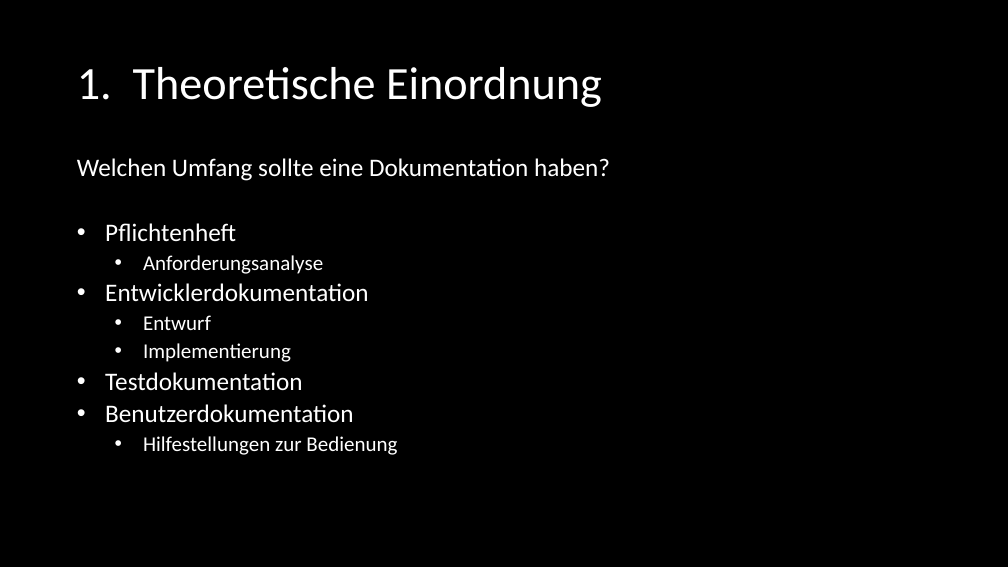
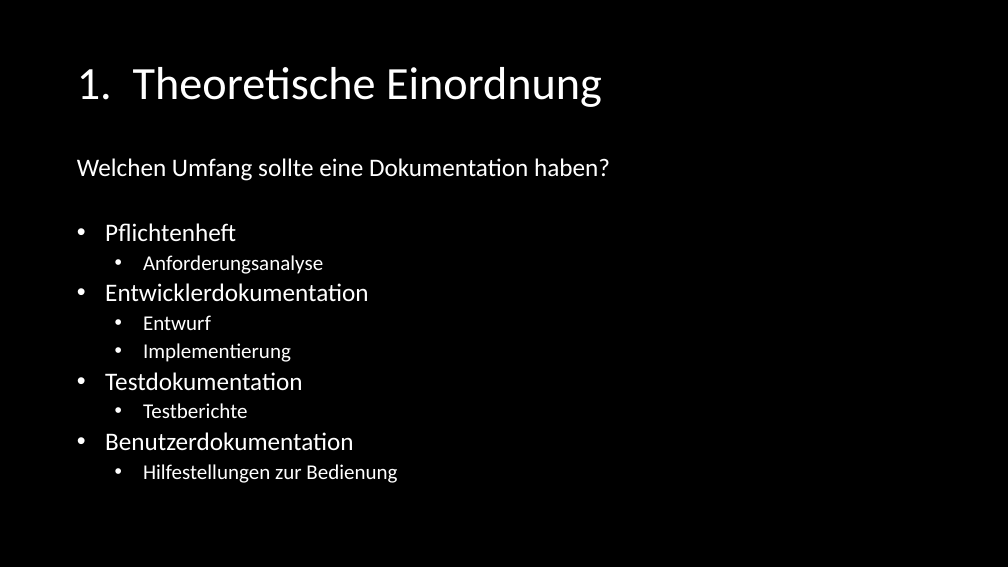
Before and after one commit to SE-Beleggruppe/Beleg_Planung, a slide deck: slide 5 of Präsentation/Felix - Dokumentation/SE_Dokumentation.pptx. Drawn at 1008x567 pixels with LibreOffice and Linux fonts; fonts in the diff are those of the drawing. Boxes give left, top, right and bottom in pixels: in the first picture for what was removed or moved away, otherwise in the second. Text is boxed around its words. In the diff, an @@ line names an element or a change of style, - is before the commit and + after.

```diff
--- a/Präsentation/Felix - Dokumentation/SE_Dokumentation.pptx
+++ b/Präsentation/Felix - Dokumentation/SE_Dokumentation.pptx
@@ text at bbox=[143, 403, 248, 418]: paragraph added @@
+    • Testberichte
```
Also in this commit, not shown: 16 other slides changed, 2 slides added, 4 slides removed, 3 other files.
